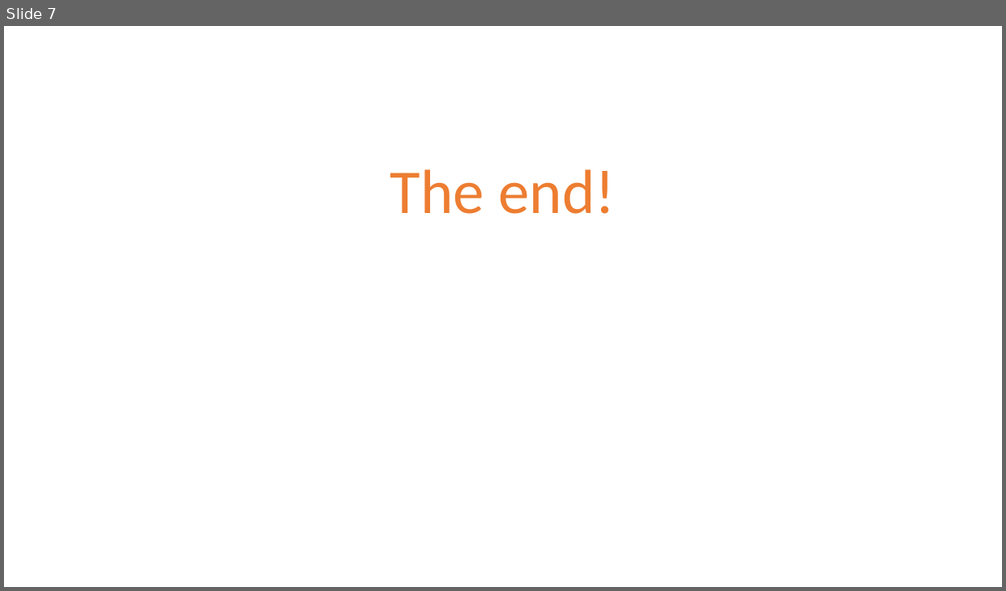
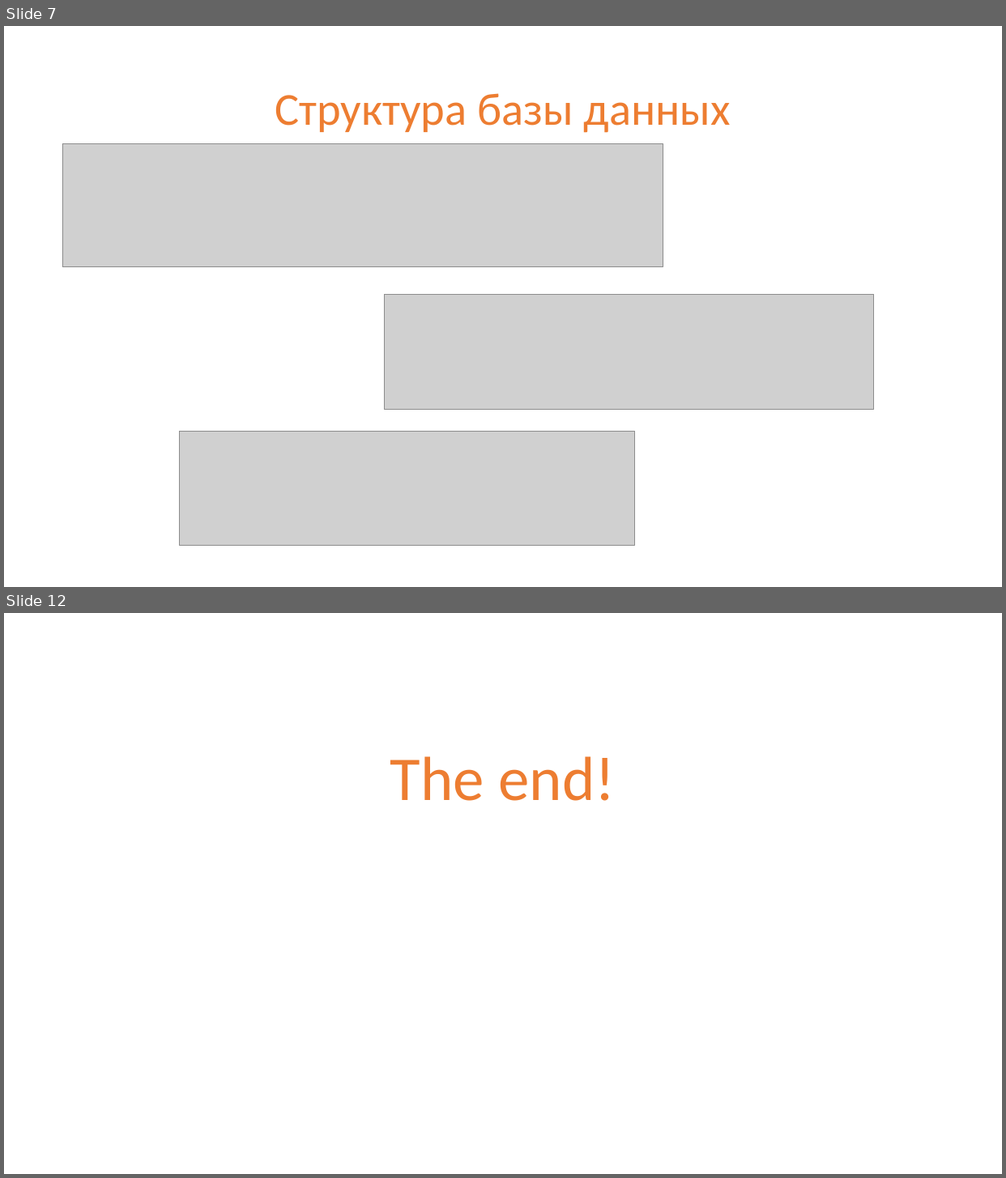
Before and after one commit to ilmerkul/Tetris, a slide deck: Tetris.pptx. Shown one above the other, each under a label of ours: slide 7 before the commit, slides 7 and 12 after it; the slides between them are not shown. The pictures are 1006x591 and 1006x1178 pixels, drawn with LibreOffice and Linux fonts; fonts in the diff are those of the drawing; grey boxes stand for pictures; background and template pictures are left out. Boxes give left, top, right and bottom in pixels: in the first picture for what was removed or moved away, otherwise in the second. Text is boxed around its words. In the diff, an @@ line names an element or a change of style, - is before the commit and + after.

```diff
--- a/Tetris.pptx
+++ b/Tetris.pptx
@@ slide 7 added at [4,26,1002,587], background picture (left out) @@
@@ title added at [275,93,731,133], 44 pt, text #ED7D31 @@
+Структура базы данных
@@ picture added at [62,144,663,268] @@
@@ picture added at [385,295,874,410] @@
@@ picture added at [179,432,634,545] @@
@@ what was slide 7 is now slide 12 @@
```
Also in this commit, not shown: 2 slides changed, 8 other slides added, 4 slides removed.
